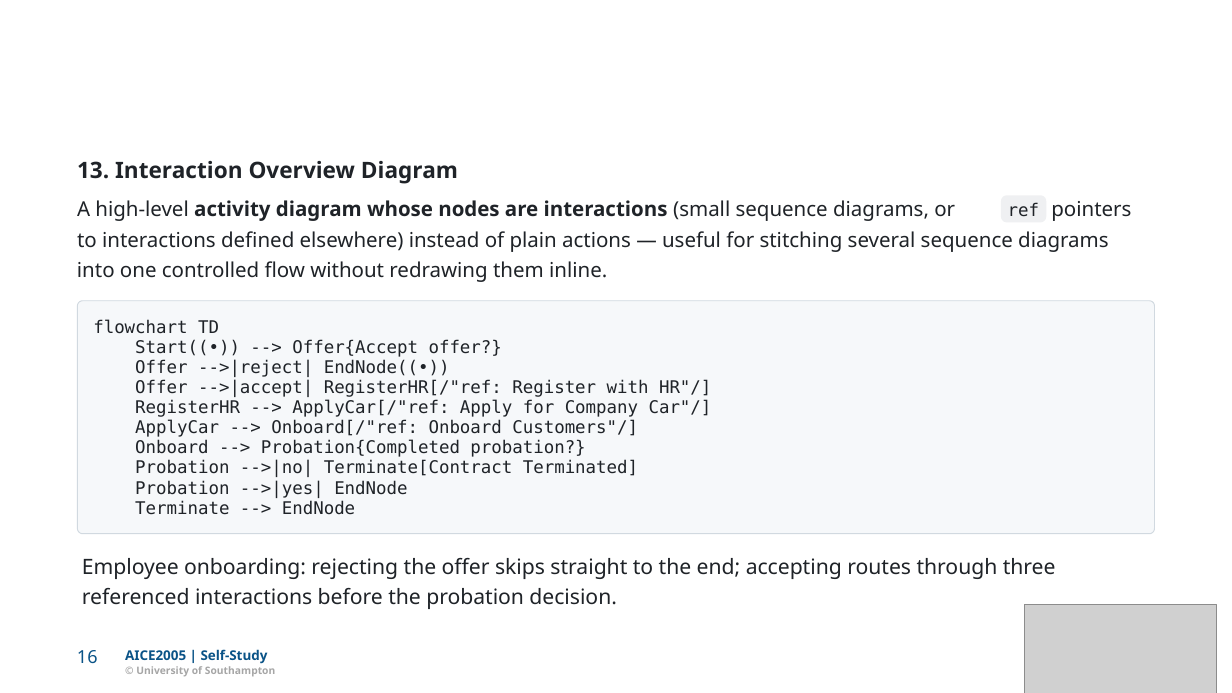
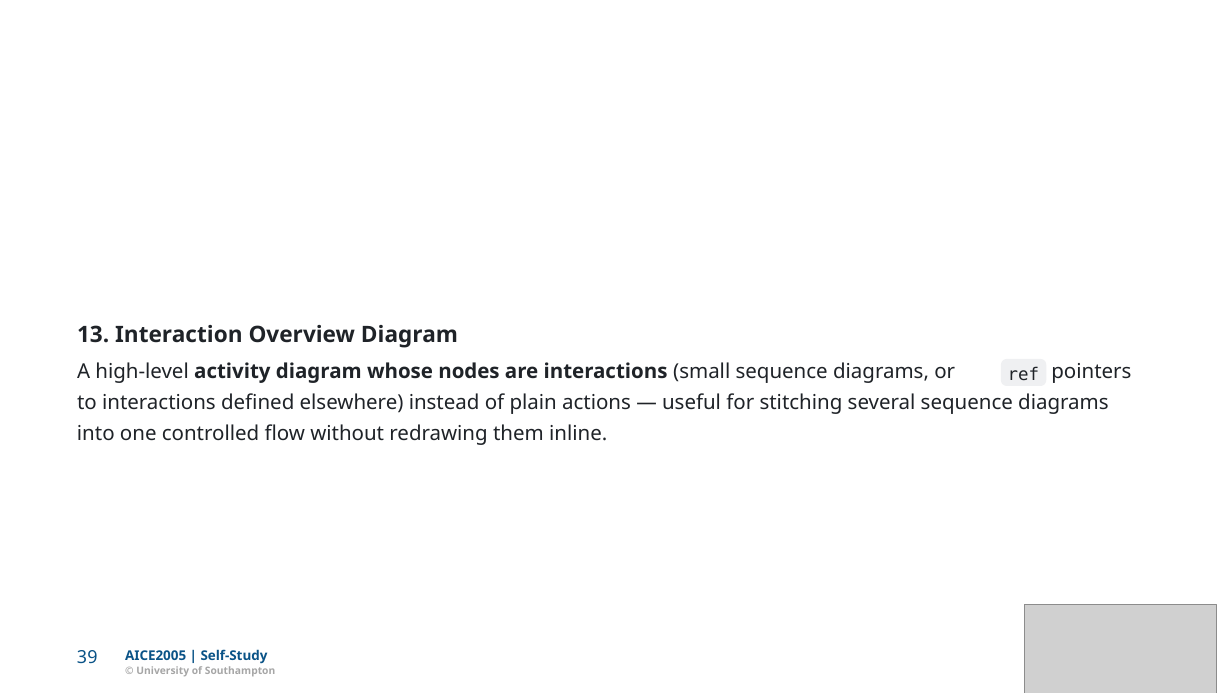
Before and after one commit to Dr-AlHashimy/Module_AICE2005_2627, a slide deck: slide 39 of html/COMP-_L7.1_lecture_self.pptx (slide 16 before the commit). Drawn at 1232x693 pixels with LibreOffice and Linux fonts; fonts in the diff are those of the drawing; grey boxes stand for pictures. Boxes give left, top, right and bottom in pixels: in the first picture for what was removed or moved away, otherwise in the second. Text is boxed around its words. In the diff, an @@ line names an element or a change of style, - is before the commit and + after.

```diff
--- a/html/COMP-_L7.1_lecture_self.pptx
+++ b/html/COMP-_L7.1_lecture_self.pptx
@@ freeform shape removed at <box>78,301,1155,534</box> @@
@@ freeform shape removed at <box>78,301,1155,534</box> @@
@@ text removed at <box>93,319,219,334</box> @@
-flowchart TD
@@ text removed at <box>135,339,502,357</box> @@
-Start((•)) --> Offer{Accept offer?}
@@ text removed at <box>135,360,450,377</box> @@
-Offer -->|reject| EndNode((•))
@@ text removed at <box>135,380,711,397</box> @@
-Offer -->|accept| RegisterHR[/"ref: Register with HR"/]
@@ 6 texts, 1 freeform shape: place and size @@
-6 texts, 1 freeform shape at <box>77,161,1131,282</box>
+6 texts, 1 freeform shape at <box>77,325,1131,445</box>
@@ text removed at <box>135,399,712,417</box> @@
-RegisterHR --> ApplyCar[/"ref: Apply for Company Car"/]
@@ text removed at <box>135,419,638,437</box> @@
-ApplyCar --> Onboard[/"ref: Onboard Customers"/]
@@ text removed at <box>135,439,585,457</box> @@
-Onboard --> Probation{Completed probation?}
@@ text removed at <box>135,460,638,477</box> @@
-Probation -->|no| Terminate[Contract Terminated]
@@ text removed at <box>135,480,407,498</box> @@
-Probation -->|yes| EndNode
@@ text removed at <box>135,500,355,515</box> @@
-Terminate --> EndNode
@@ text removed at <box>82,558,1056,579</box> @@
-Employee onboarding: rejecting the oﬀer skips straight to the end; accepting routes through three
@@ text removed at <box>82,588,616,609</box> @@
-referenced interactions before the probation decision.
@@ text at <box>77,650,98,664</box>: text changed @@
-16
+39
```
Also in this commit, not shown: 14 other slides changed, 26 slides added, 17 other files.
